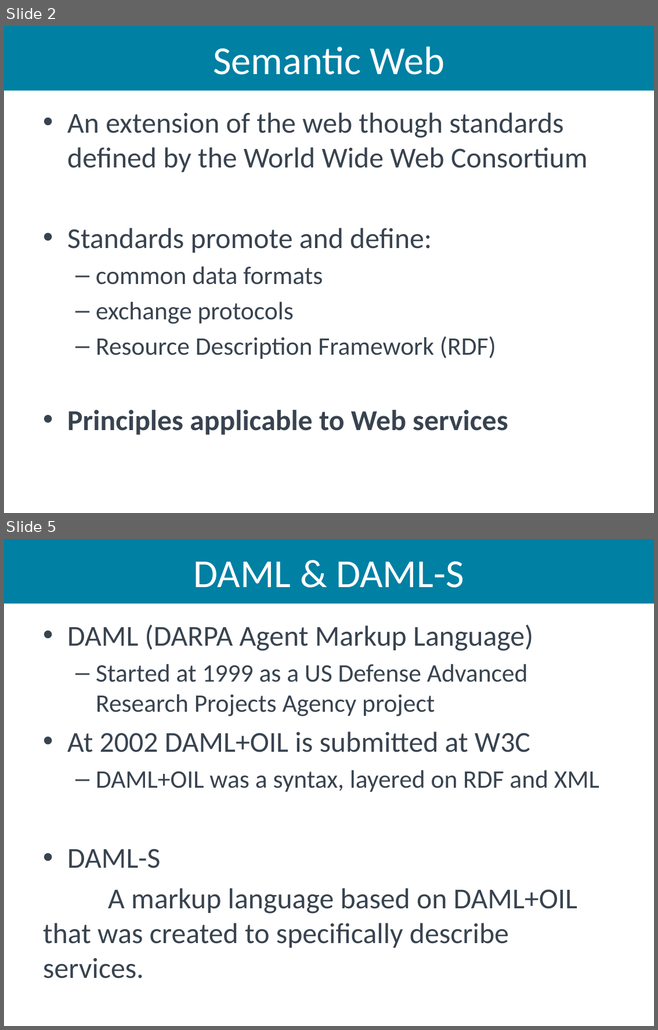
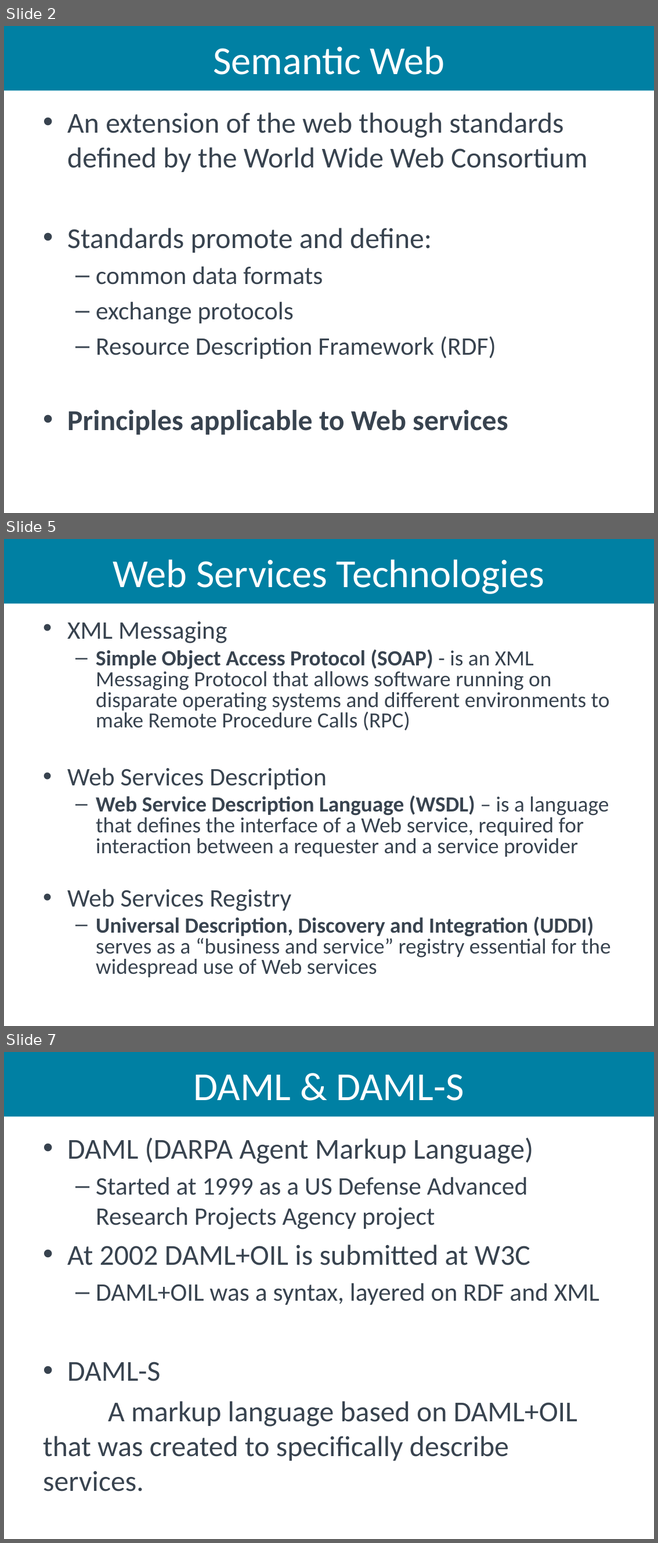
Before and after one commit to aiked/cs565, a slide deck: presentation/michath_slides.pptx. Shown one above the other, each under a label of ours: slides 2 and 5 before the commit, slides 2, 5 and 7 after it; the slides between them are not shown. The pictures are 658x1030 and 658x1543 pixels, drawn with LibreOffice and Linux fonts; fonts in the diff are those of the drawing. Boxes give left, top, right and bottom in pixels: in the first picture for what was removed or moved away, otherwise in the second. Text is boxed around its words. In the diff, an @@ line names an element or a change of style, - is before the commit and + after.

```diff
--- a/presentation/michath_slides.pptx
+++ b/presentation/michath_slides.pptx
@@ slide 5 added at (4,539,654,1026), background #FFFFFF @@
@@ title added at (4,539,654,603), fill #0080A3, 44 pt, text #FFFFFF @@
+Web Services Technologies
@@ text added at (67,621,611,977), 24 pt, text #38434F @@
+• XML Messaging
+  – Simple Object Access Protocol (SOAP) - is an XML Messaging Protocol that allows software running on disparate operating systems and different environments to make Remote Procedure Calls (RPC)
+• Web Services Description
+  – Web Service Description Language (WSDL) – is a language that defines the interface of a Web service, required for interaction between a requester and a service provider
+• Web Services Registry
+  – Universal Description, Discovery and Integration (UDDI) serves as a “business and service” registry essential for the widespread use of Web services
@@ what was slide 5 is now slide 7 @@
```
Also in this commit, not shown: 5 slides changed, 31 other slides added.
